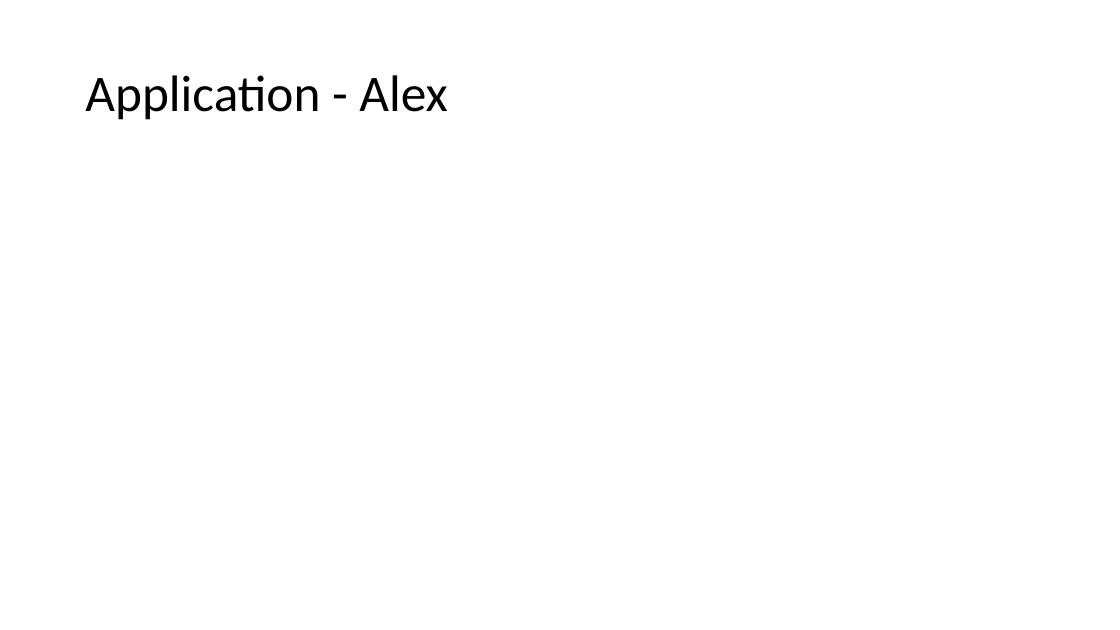
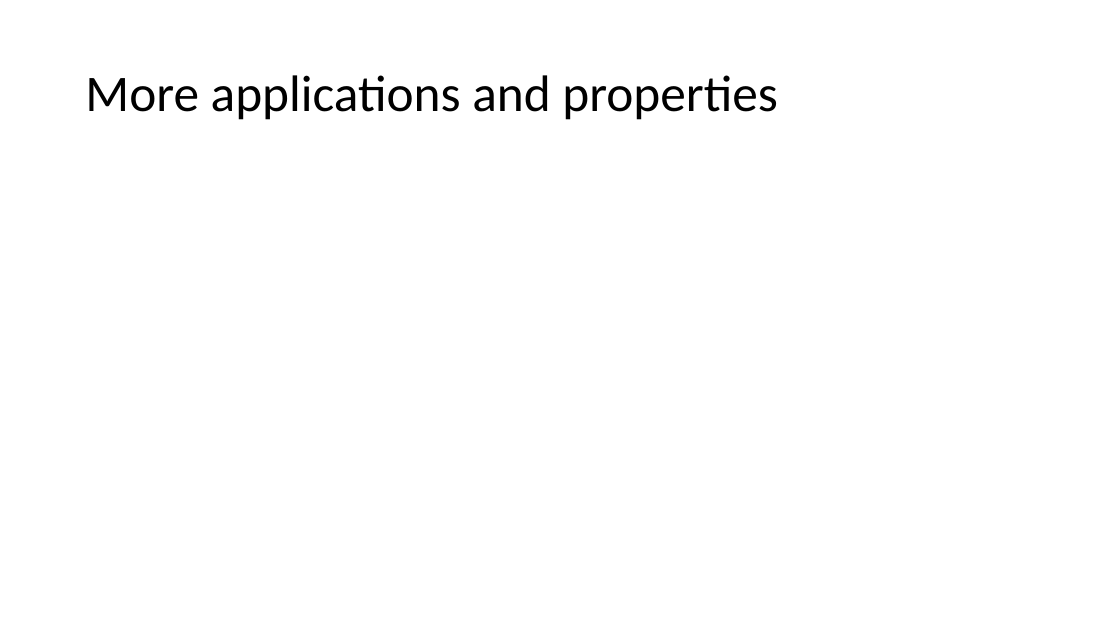
Before and after one commit to Al-th/MVA_Project_FunctionalMaps, a slide deck: slide 19 of Report/Presentation_slidesAlex.pptx. Drawn at 1120x630 pixels with LibreOffice and Linux fonts; fonts in the diff are those of the drawing; grey boxes stand for pictures. Boxes give left, top, right and bottom in pixels: in the first picture for what was removed or moved away, otherwise in the second. Text is boxed around its words. In the diff, an @@ line names an element or a change of style, - is before the commit and + after.

```diff
--- a/Report/Presentation_slidesAlex.pptx
+++ b/Report/Presentation_slidesAlex.pptx
@@ title at (85, 75, 778, 120): text changed @@
-Application - Alex
+More applications and properties
```
Also in this commit, not shown: 5 other slides changed, 1 other file.
